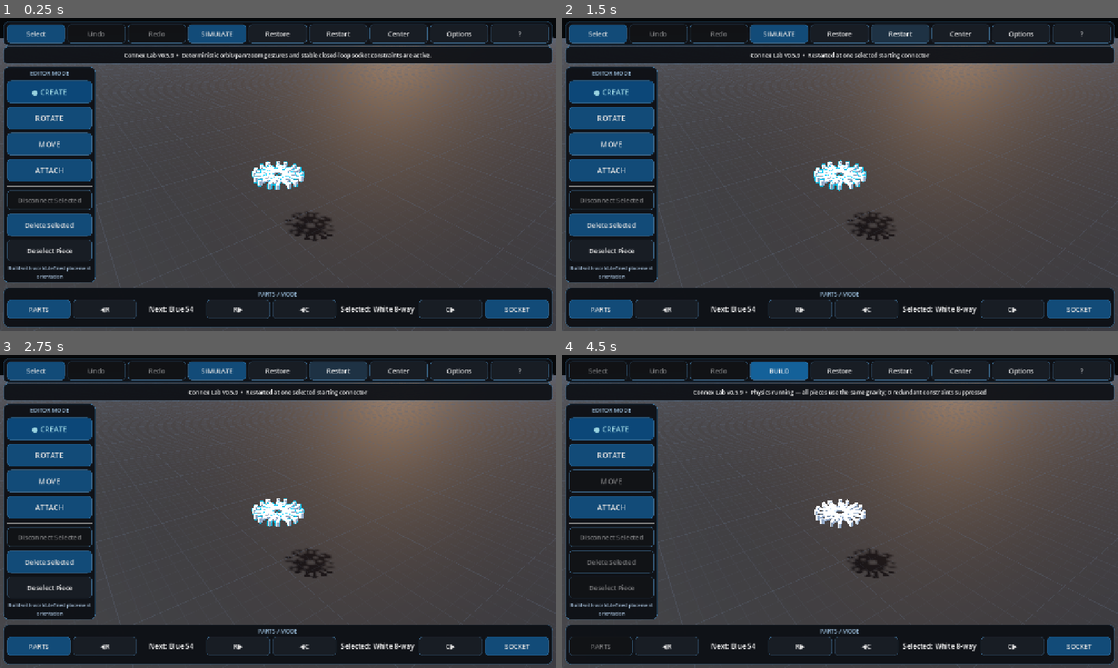
Above: before the commit, frames 1-4 (two rows, left to right).
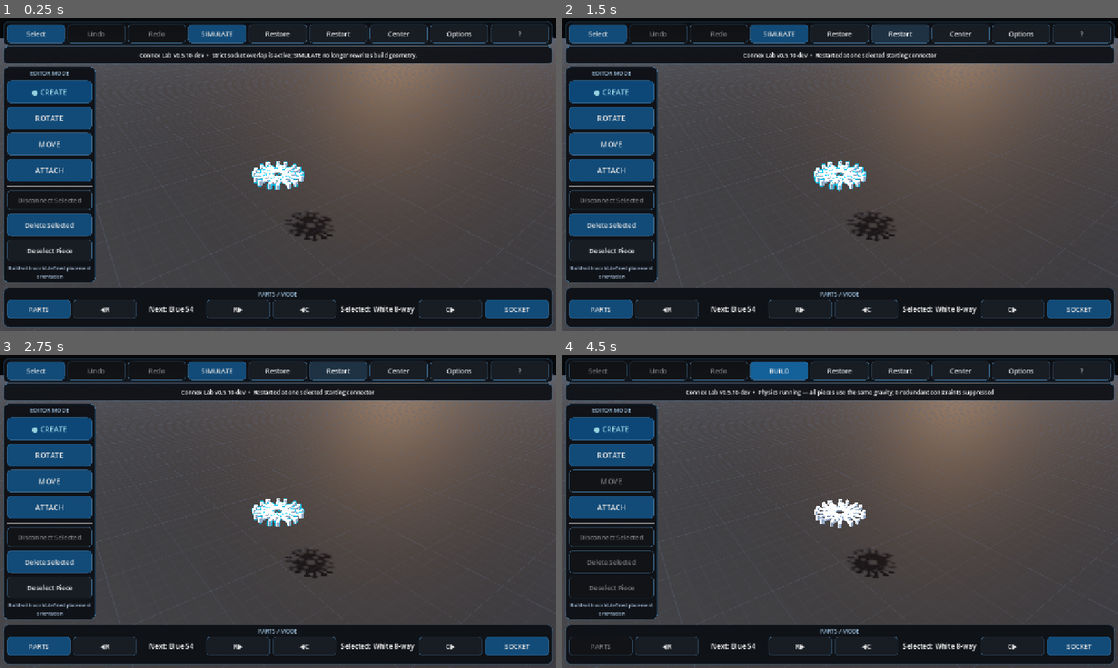
Above: after the commit, the same moments.

Repository: pixel375/connex
Game: Godot game, scene res://Main.tscn
The game is run twice, just before and just after one commit, with the same random seed, the same clock (stepped at 60 frames per second) and the same inputs.
Inputs:
- Up to frame 1 (0.25 s): no input
- Up to frame 2 (1.5 s): click "Restart" at 0.5 s; click "Restart" at 1.25 s
- Up to frame 3 (2.75 s): click "Restart" at 2 s
- Up to frame 4 (4.5 s): click "Select" at 2.75 s; click "SELECT…" at 3.5 s; click "SIMULATE" at 4.25 s

The runs differ from the first frame. In frame 1, 0.6% of the frame differs, in the area x 22-78%, y 10-14%; in frame 2, 0.4%; in frame 3, 0.4%; in frame 4, 0.6%.

Commit message:
v0.5.10: activate strict auto-connect runtime

Diff:
--- a/Main.tscn
+++ b/Main.tscn
@@ -1,7 +1,7 @@
 [gd_scene load_steps=3 format=3]
 
-; v0.5.9 release runtime: res://scripts/main_v064.gd
-[ext_resource type="Script" path="res://scripts/main_v064.gd" id="1_main"]
+; v0.5.10 development runtime: res://scripts/main_v065.gd
+[ext_resource type="Script" path="res://scripts/main_v065.gd" id="1_main"]
 [ext_resource type="Script" path="res://scripts/physics_slider_fix_v052.gd" id="2_physics_fix"]
 
 [node name="Main" type="Node3D"]
